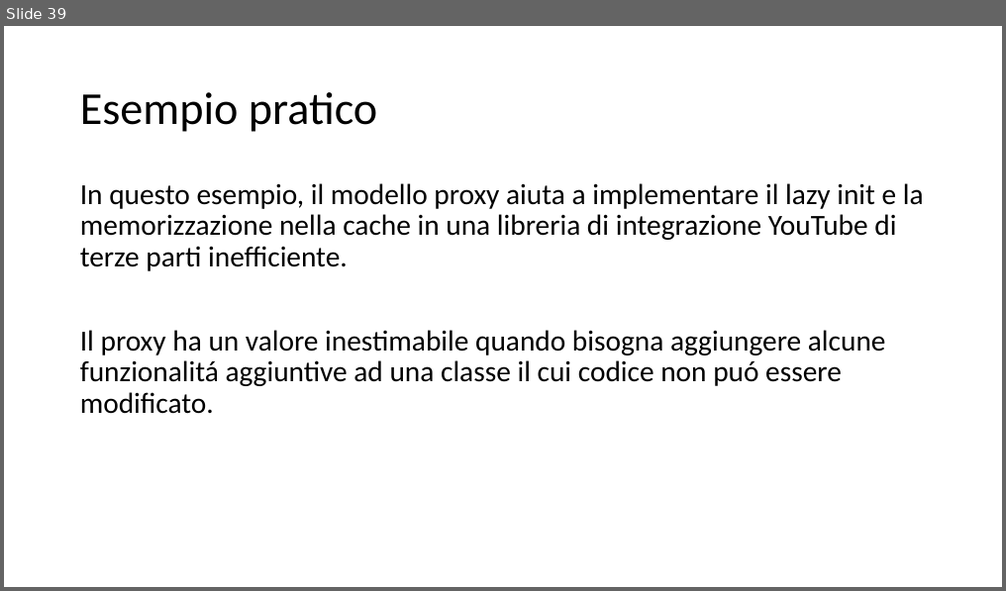
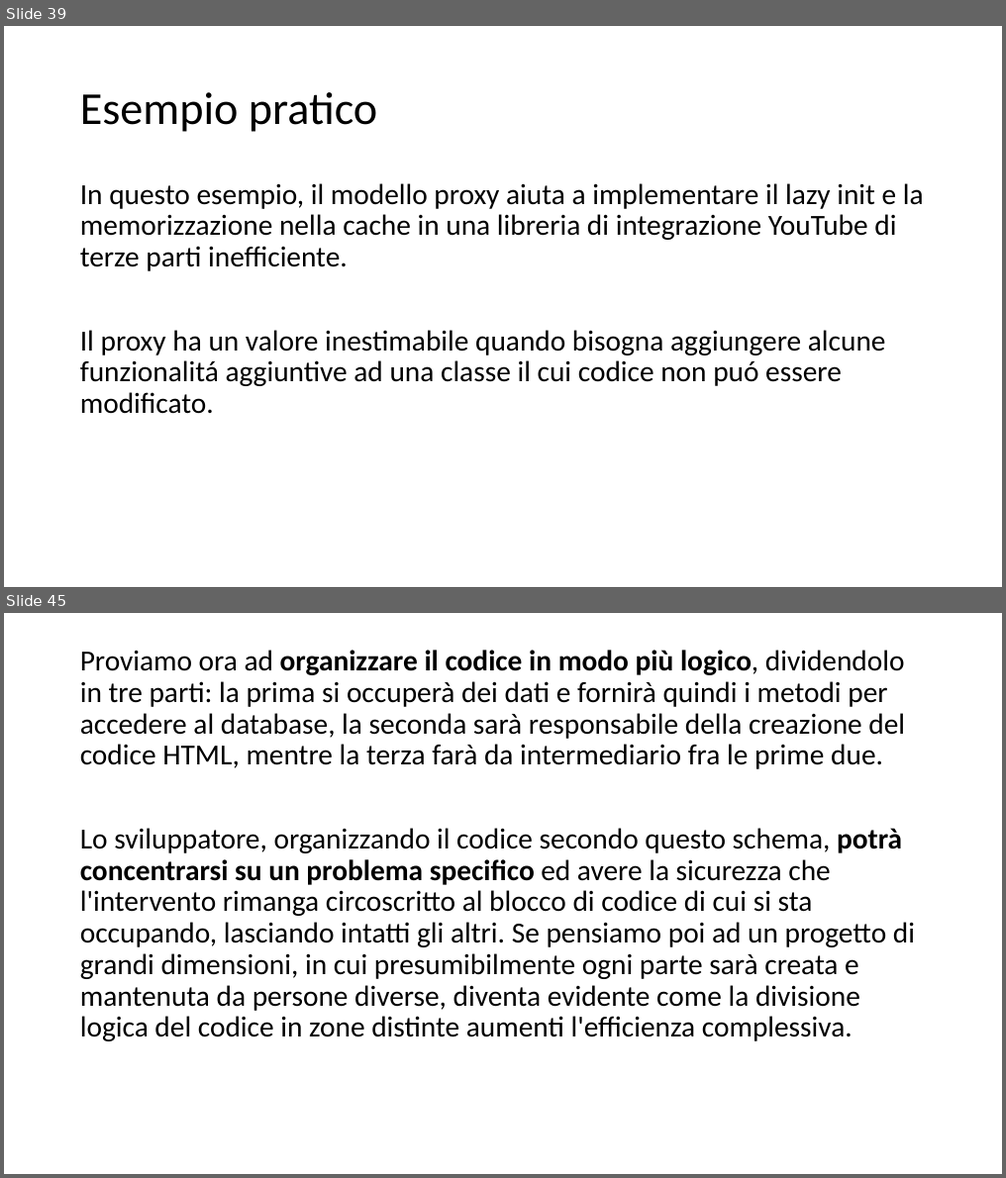
Before and after one commit to cicababba/java_course, a slide deck: Slide/Pattern.pptx. Shown one above the other, each under a label of ours: slide 39 before the commit, slides 39 and 45 after it; the slides between them are not shown. The pictures are 1006x591 and 1006x1178 pixels, drawn with LibreOffice and Linux fonts; fonts in the diff are those of the drawing. Boxes give left, top, right and bottom in pixels: in the first picture for what was removed or moved away, otherwise in the second. Text is boxed around its words. In the diff, an @@ line names an element or a change of style, - is before the commit and + after.

```diff
--- a/Slide/Pattern.pptx
+++ b/Slide/Pattern.pptx
@@ slide 45 added at (4, 613, 1002, 1174), background #FFFFFF @@
@@ text added at (80, 650, 915, 1042), 28 pt, text #000000 @@
+Proviamo ora ad organizzare il codice in modo più logico, dividendolo in tre parti: la prima si occuperà dei dati e fornirà quindi i metodi per accedere al database, la seconda sarà responsabile della creazione del codice HTML, mentre la terza farà da intermediario fra le prime due.
+Lo sviluppatore, organizzando il codice secondo questo schema, potrà concentrarsi su un problema specifico ed avere la sicurezza che l'intervento rimanga circoscritto al blocco di codice di cui si sta occupando, lasciando intatti gli altri. Se pensiamo poi ad un progetto di grandi dimensioni, in cui presumibilmente ogni parte sarà creata e mantenuta da persone diverse, diventa evidente come la divisione logica del codice in zone distinte aumenti l'efficienza complessiva.
```
Also in this commit, not shown: 1 slide changed, 76 other slides added.
